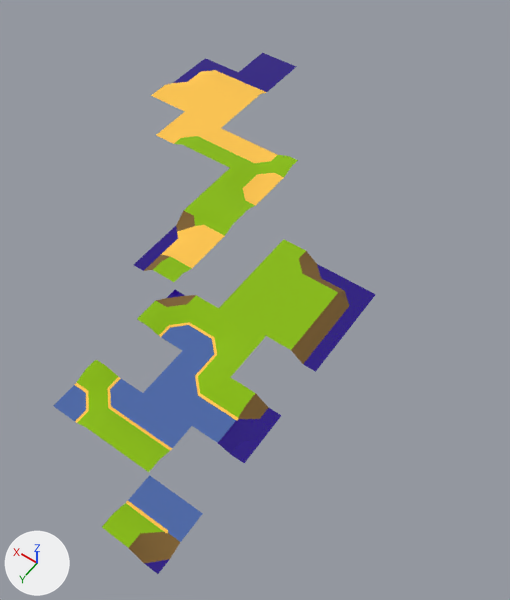
An edit to the FBX model Assets/marching-squares1.fbx, drawn before and after from the same camera.
Camera for both pictures: a 50 mm lens placed at (-3.33, 7.18, 9.93), pointed at (1.85, -0.07, -1.47). Arrows for +X, +Y and +Z are at lower left; the lights stay in place. Where no turn or scale is listed for an object, it has been applied to the vertices.
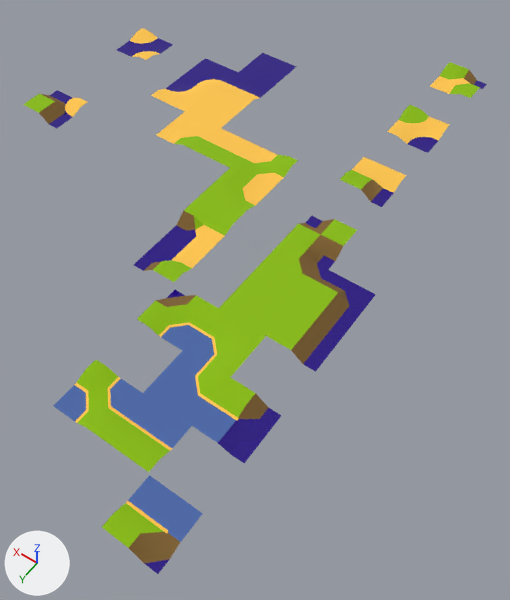
Where the newer file only moved an object's origin or applied its transform, the numbers keep the older frame.

The change, as a diff of the scene's bpy script:
```diff
--- a/Assets/marching-squares1.fbx.py
+++ b/Assets/marching-squares1.fbx.py
@@ me_plane_035 @@
-me_plane_035.from_pydata(...)  # 24 vertices, 17 faces; spans x -0.5..0.5, y -0.5..0.5, z 0.0..0.1
+me_plane_035.from_pydata(...)  # 31 vertices, 22 faces; spans x -0.5..0.5, y -0.5..0.5, z 0.0..0.1
+# me_plane_035 part 6
+# 3 vertices are removed from x -0.25..0.0, y 0.0..0.25, z 0.1
+# 8 faces are deleted
+# 3 vertices in x -0.5..0.0, y 0.0..0.5, z 0.1 move by (0.0, 0.0, -0.1)
+# 10 vertices are added at x -0.327..0.077, y -0.077..0.327, z 0.0..0.1
+# 7 new faces join them, mat_material_001 (purple #230083)
+# 6 new faces join them, mat_material_003 (orange #ffc64d)
 me_plane_035.materials.append(mat_material_001)
@@ me_plane_036 @@
-me_plane_036.from_pydata(...)  # 24 vertices, 17 faces; spans x -0.5..0.5, y -0.5..0.5, z 0.0..0.1
+me_plane_036.from_pydata(...)  # 34 vertices, 23 faces; spans x -0.5..0.5, y -0.5..0.5, z 0.0..0.1
+# me_plane_036 part 1
+# 4 vertices are removed from x 0.0..0.5, y -0.5..0.0, z 0.0..0.1
+# 9 faces are deleted
+# 2 vertices move from x 0.0..0.5, y -0.5..0.0, z 0.1 to x 0.0..0.5, y -0.5..0.0, z 0.0
+# 14 vertices are added at x -0.082..0.5, y -0.5..0.082, z 0.0..0.033
+# 7 new faces join them, mat_material_003 (orange #ffc64d)
+# 8 new faces join them, mat_material_001 (purple #230083)
 me_plane_036.materials.append(mat_material_001)
@@ me_plane_027 @@
 # verts and faces of me_plane_027; kept vertices keep their numbers, new ones are numbered from 26
-me_plane_027.from_pydata(...)  # 26 vertices, 19 faces; spans x -0.5..0.5, y -0.5..0.5, z 0.0..0.2
+me_plane_027.from_pydata(...)  # 27 vertices, 20 faces; spans x -0.5..0.5, y -0.5..0.5, z -0.003..0.2
+# me_plane_027 part 4
+delete_faces([(15, 25, 24, 22), (18, 23, 24, 25)])
+for i in [7, 15, 25]: verts[i] += (0.0, 0.0, -0.1)
+verts[26] = (0.25, 0.25, -0.003)  # pixel (186, 230)
+faces += [(15, 25, 26, 24, 22), (23, 24, 26)]  # mat_material_001 (purple #230083)
+faces += [(18, 23, 26, 25)]  # mat_material_004 (brown #806231)
+# me_plane_027 part 5: 1 face spanning x 0.0..0.25, y 0.25..0.5, z 0.0 switches from mat_material_003 (orange #ffc64d) to mat_material_001 (purple #230083)
 me_plane_027.materials.append(mat_material)
@@ me_plane_026 @@
 # verts and faces of me_plane_026; kept vertices keep their numbers, new ones are numbered from 25
-me_plane_026.from_pydata(...)  # 25 vertices, 16 faces; spans x -0.5..0.5, y -0.5..0.5, z 0.0..0.2
+me_plane_026.from_pydata(...)  # 25 vertices, 17 faces; spans x -0.5..0.5, y -0.5..0.5, z 0.0..0.2
+# me_plane_026 part 2
+delete_faces([(8, 20, 24, 17)])
+for i in [5, 8, 18]: verts[i] += (0.0, 0.0, -0.1)
+faces += [(8, 24, 17)]  # mat_material_004 (brown #806231)
+faces += [(8, 20, 24)]  # mat_material_001 (purple #230083)
+# me_plane_026 part 3: 2 faces spanning x 0.0..0.25, y -0.5..0.0, z 0.0 switch from mat_material_003 (orange #ffc64d) to mat_material_001 (purple #230083)
 me_plane_026.materials.append(mat_material)
@@ ob_plane_026 @@
+ob_plane_026 = bpy.data.objects.new('Plane.026', me_plane_002)  # 25 vertices, 16 faces; spans x -0.5..0.5, y -0.5..0.5, z 0.0..0.2; in mat_material (green #89bc00), mat_material_001 (purple #230083), mat_material_004 (brown #806231)
+ob_plane_026.location = (1.0, -1.0, 0.0)
@@ ob_plane_028 @@
+ob_plane_028 = bpy.data.objects.new('Plane.028', me_plane_004)  # 38 vertices, 25 faces; spans x -0.5..0.5, y -0.5..0.5, z 0.0..0.2; in mat_material (green #89bc00), mat_material_001 (purple #230083), mat_material_003 (orange #ffc64d)
+ob_plane_028.location = (1.0, -5.0, 0.0)
@@ ob_plane_025 @@
+ob_plane_025 = bpy.data.objects.new('Plane.025', me_plane_008)  # 36 vertices, 21 faces; spans x -0.5..0.5, y -0.5..0.5, z 0.0..0.2; in mat_material (green #89bc00), mat_material_001 (purple #230083), mat_material_004 (brown #806231), mat_material_003 (orange #ffc64d)
+ob_plane_025.location = (8.0, -1.0, 0.0)
@@ ob_plane_023 @@
+ob_plane_023 = bpy.data.objects.new('Plane.023', me_plane_005)  # 24 vertices, 17 faces; spans x -0.5..0.5, y -0.5..0.5, z 0.0..0.2; in mat_material (green #89bc00), mat_material_001 (purple #230083), mat_material_004 (brown #806231), mat_material_003 (orange #ffc64d)
+ob_plane_023.location = (1.0, -7.0, 0.0)
@@ ob_plane_027 @@
+ob_plane_027 = bpy.data.objects.new('Plane.027', me_plane_003)  # 25 vertices, 17 faces; spans x -0.5..0.5, y -0.5..0.5, z 0.0..0.2; in mat_material (green #89bc00), mat_material_001 (purple #230083), mat_material_004 (brown #806231), mat_material_003 (orange #ffc64d)
+ob_plane_027.location = (1.0, -3.0, 0.0)
@@ ob_plane_024 @@
+ob_plane_024 = bpy.data.objects.new('Plane.024', me_plane_007)  # 41 vertices, 28 faces; spans x -0.5..0.5, y -0.5..0.5, z 0.0..0.1; in mat_material_001 (purple #230083), mat_material_003 (orange #ffc64d)
+ob_plane_024.location = (8.0, -4.0, 0.0)
```

Pixel boxes (x1, y1, x2, y2) of what changed, in the pictures (510 x 600 px; the box of a moved part takes in the faces that stretch with it):
'Plane.026', added
    after: (284, 216, 357, 269)
'Plane.027', added (orange)
    after: (340, 157, 406, 207)
'Plane.028', added
    after: (387, 105, 449, 153)
'Plane.025', added
    after: (23, 90, 87, 128)
'Plane.023', added
    after: (430, 62, 487, 98)
'Plane.024', added
    after: (117, 28, 173, 60)
part 1 of me_plane_036, built on
    before: (159, 78, 204, 98)
    after: (159, 78, 203, 98)
part 2 of me_plane_026, built on
    before: (152, 241, 198, 267)
    after: (152, 244, 198, 267)
part 3 of me_plane_026, recoloured
    before: (162, 239, 188, 257)
    after: (161, 239, 188, 260)
part 4 of me_plane_027, moved or reshaped
    both: (176, 216, 214, 246)
part 5 of me_plane_027, recoloured
    before: (178, 233, 195, 240)
    after: (178, 236, 196, 244)
part 6 of me_plane_035, built on
    both: (188, 70, 232, 89)
